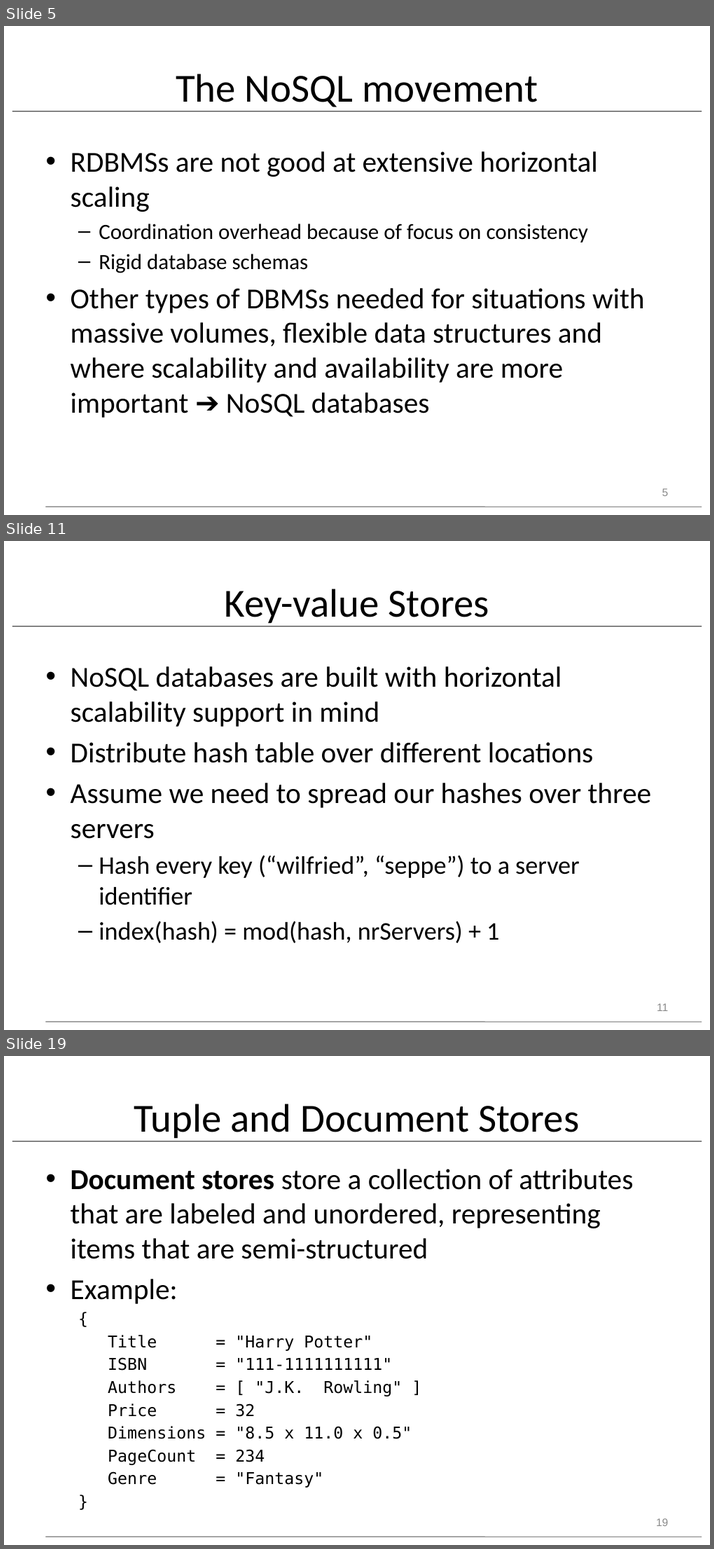
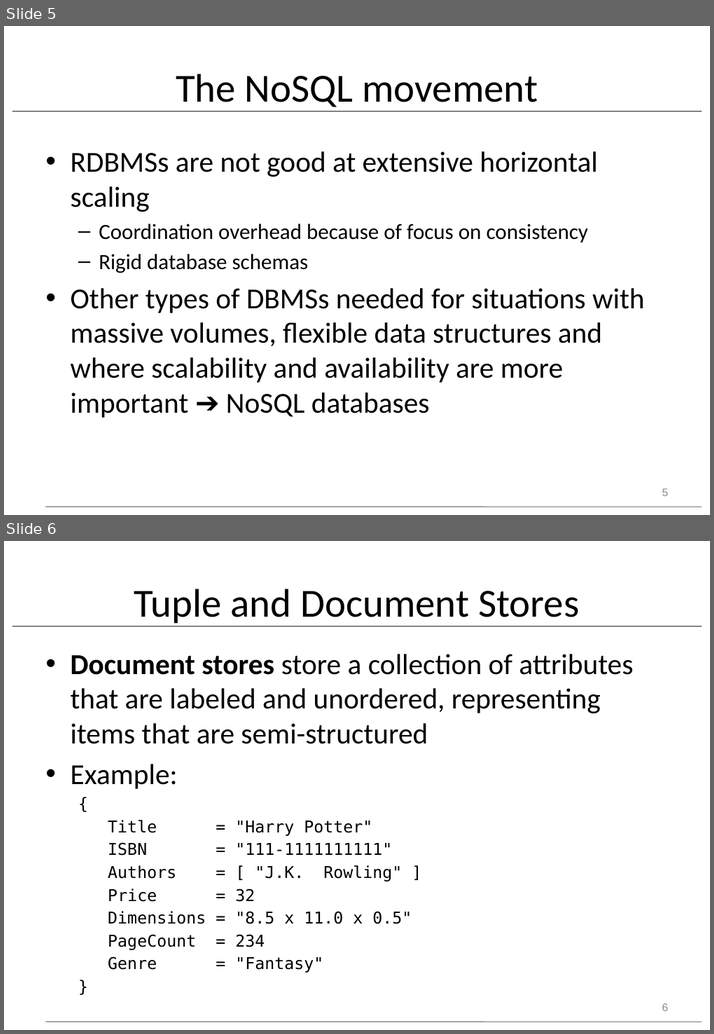
Before and after one commit to dickinson-comp378-fa2025/comp378-web, a slide deck: resources/class27/pdbm-ch11-abbrev.pptx. Shown one above the other, each under a label of ours: slides 5, 11 and 19 before the commit, slides 5 and 6 after it; the slides between them are not shown. The pictures are 714x1549 and 714x1034 pixels, drawn with LibreOffice and Linux fonts; fonts in the diff are those of the drawing. Boxes give left, top, right and bottom in pixels: in the first picture for what was removed or moved away, otherwise in the second. Text is boxed around its words. In the diff, an @@ line names an element or a change of style, - is before the commit and + after.

```diff
--- a/resources/class27/pdbm-ch11-abbrev.pptx
+++ b/resources/class27/pdbm-ch11-abbrev.pptx
@@ slide 11 removed at (x1=4, y1=541, x2=710, y2=1030), background #FFFFFF; not listed: 2 template elements that a slide beside it also shows @@
@@ title removed at (x1=224, y1=589, x2=489, y2=626) @@
-Key-value Stores
@@ text removed at (x1=70, y1=666, x2=652, y2=943) @@
-• NoSQL databases are built with horizontal scalability support in mind
-• Distribute hash table over different locations
-• Assume we need to spread our hashes over three servers
-  – Hash every key (“wilfried”, “seppe”) to a server identifier
-  – index(hash) = mod(hash, nrServers) + 1
@@ page number removed at (x1=656, y1=1003, x2=668, y2=1011) @@
-11
@@ what was slide 19 is now slide 6 @@
@@ page number at (x1=662, y1=1003, x2=668, y2=1011): text changed @@
-19
+6
```
Also in this commit, not shown: 15 other slides removed, 1 other file.
